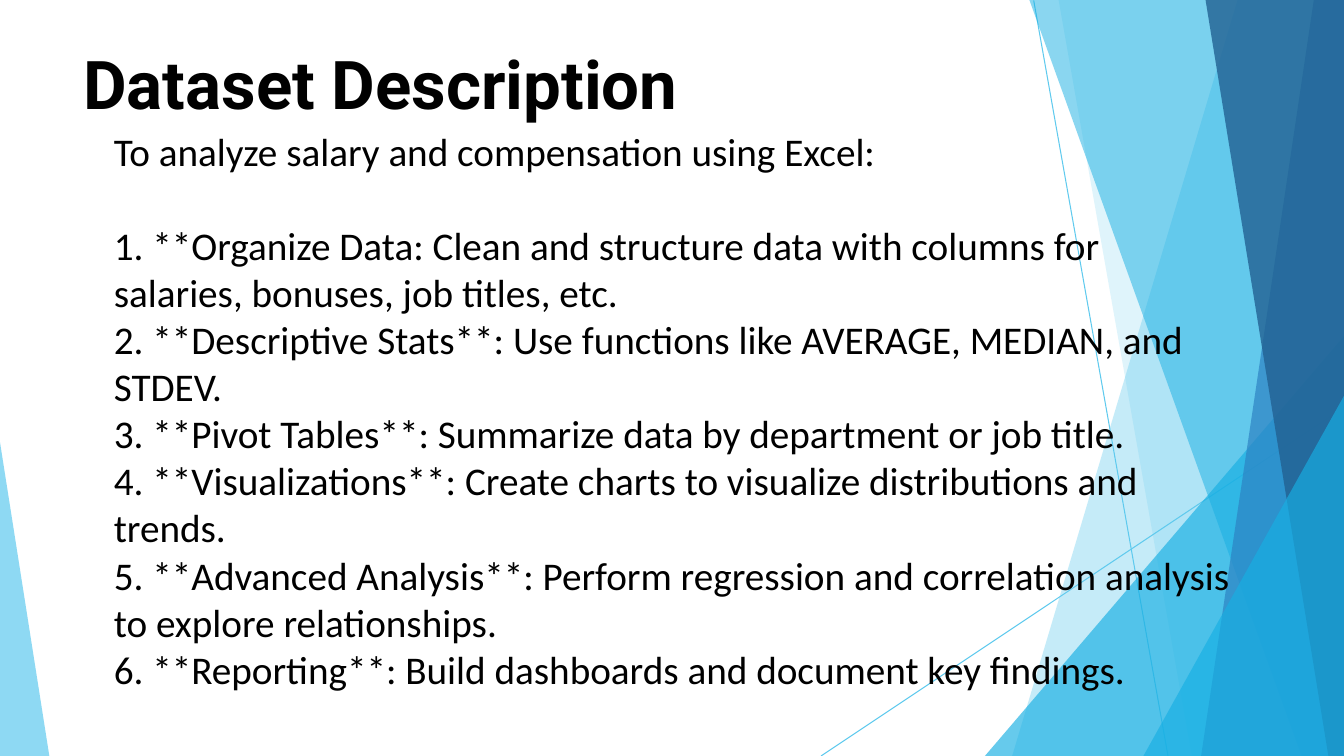
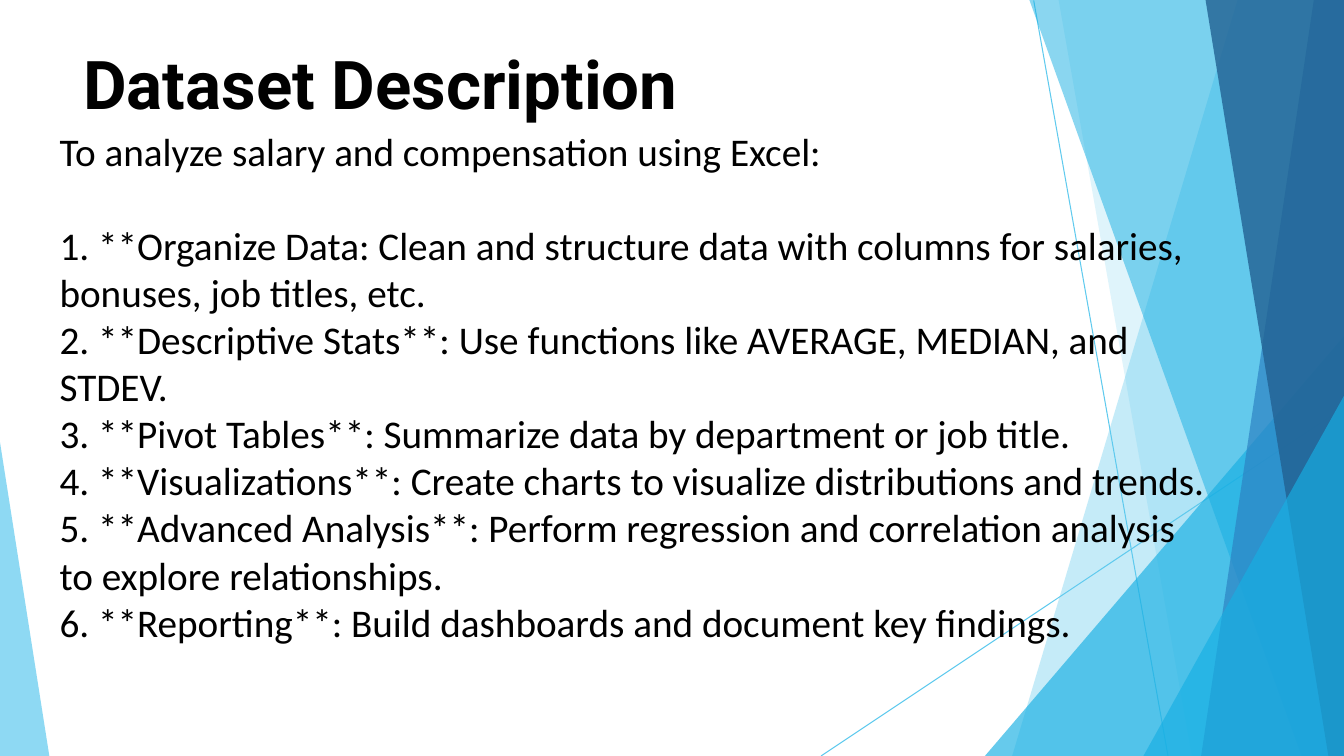
Before and after one commit to Shammmmmmmm/TNSDC-DATA-ANALYTICS, a slide deck: slide 8 of Employee_Data_Analysis_2.pptx. Drawn at 1344x756 pixels with LibreOffice and Linux fonts; fonts in the diff are those of the drawing. Boxes give left, top, right and bottom in pixels: in the first picture for what was removed or moved away, otherwise in the second. Text is boxed around its words. In the diff, an @@ line names an element or a change of style, - is before the commit and + after.

```diff
--- a/Employee_Data_Analysis_2.pptx
+++ b/Employee_Data_Analysis_2.pptx
@@ text "To analyze salary and compensation ..." rewrapped from bbox=[114, 138, 1229, 694] to bbox=[60, 138, 1204, 647] @@
```
Also in this commit, not shown: 10 other slides changed.
